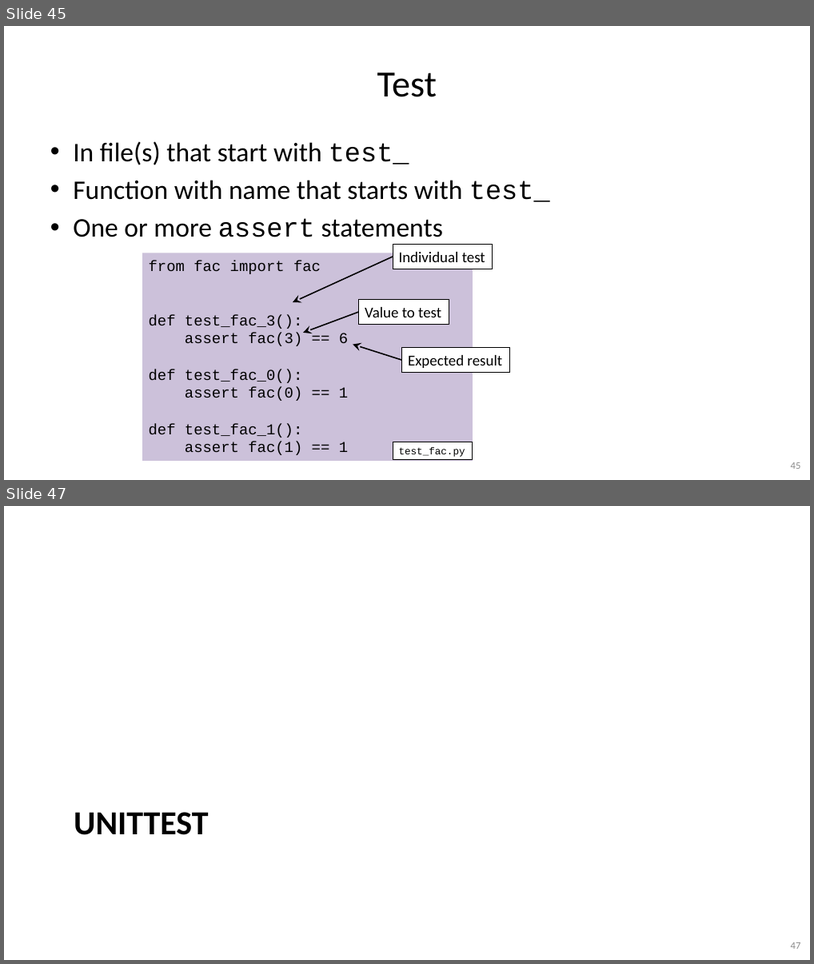
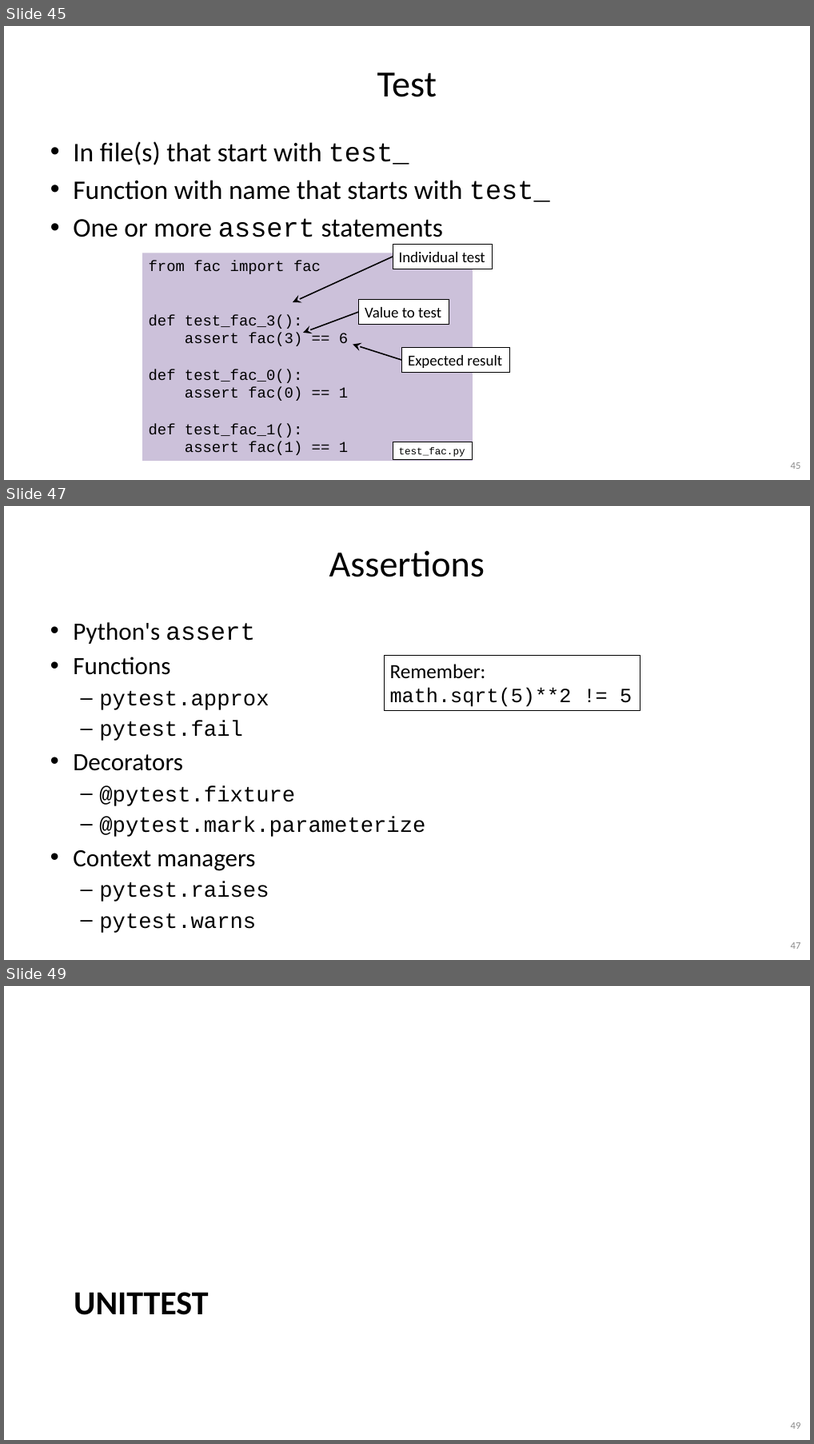
Before and after one commit to gjbex/Python-software-engineering, a slide deck: python_software_engineering.pptx. Shown one above the other, each under a label of ours: slides 45 and 47 before the commit, slides 45, 47 and 49 after it; the slides between them are not shown. The pictures are 814x964 and 814x1444 pixels, drawn with LibreOffice and Linux fonts; fonts in the diff are those of the drawing. Boxes give left, top, right and bottom in pixels: in the first picture for what was removed or moved away, otherwise in the second. Text is boxed around its words. In the diff, an @@ line names an element or a change of style, - is before the commit and + after.

Commit message:
Add slides on assertions, exceptions

```diff
--- a/python_software_engineering.pptx
+++ b/python_software_engineering.pptx
@@ slide 47 added at (4, 506, 810, 960), background #FFFFFF @@
@@ title added at (330, 551, 485, 577), 44 pt, text #000000 @@
+Assertions
@@ text added at (73, 622, 426, 901), 25.9 pt, text #000000 @@
+• Python's assert
+• Functions
+  – pytest.approx
+  – pytest.fail
+• Decorators
+  – @pytest.fixture
+  – @pytest.mark.parameterize
+• Context managers
+  – pytest.raises
+  – pytest.warns
@@ rectangle added at (385, 656, 641, 711), outline #000000 0.75 pt, 24 pt, text #000000 @@
+Remember:
+math.sqrt(5)**2 != 5
@@ page number added at (791, 942, 802, 948), 12 pt, text #8C8C8C @@
+47
@@ what was slide 47 is now slide 49 @@
```
Also in this commit, not shown: 2 slides changed, 1 other slide added.
